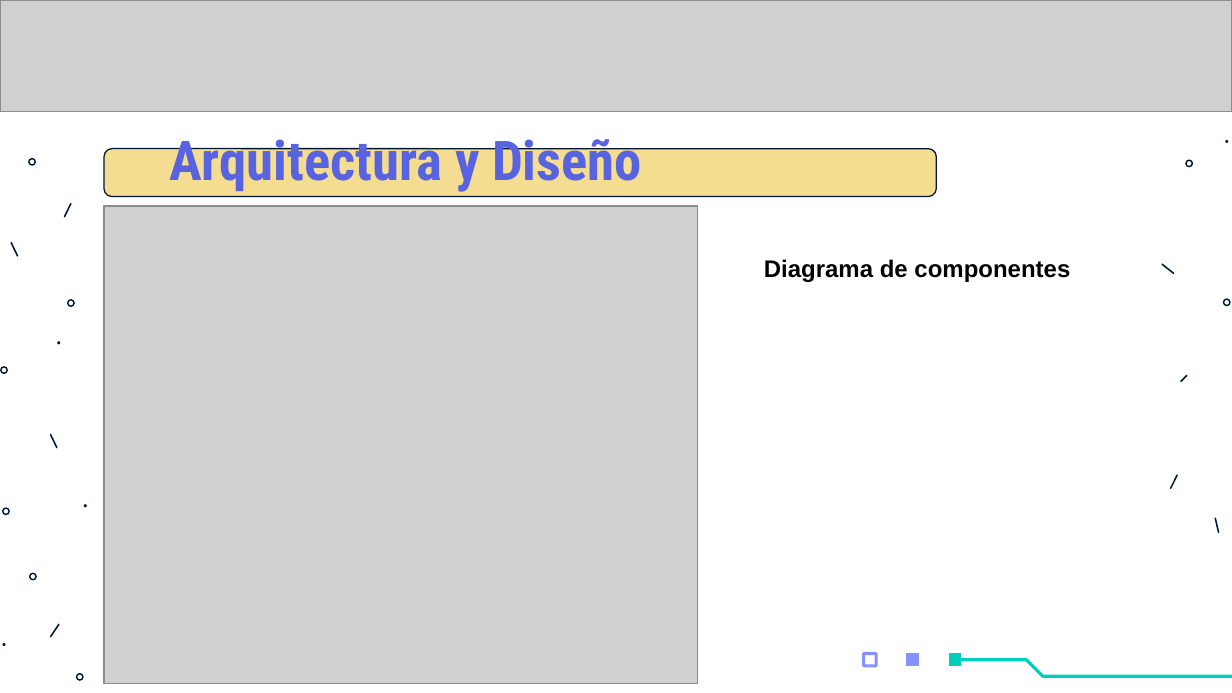
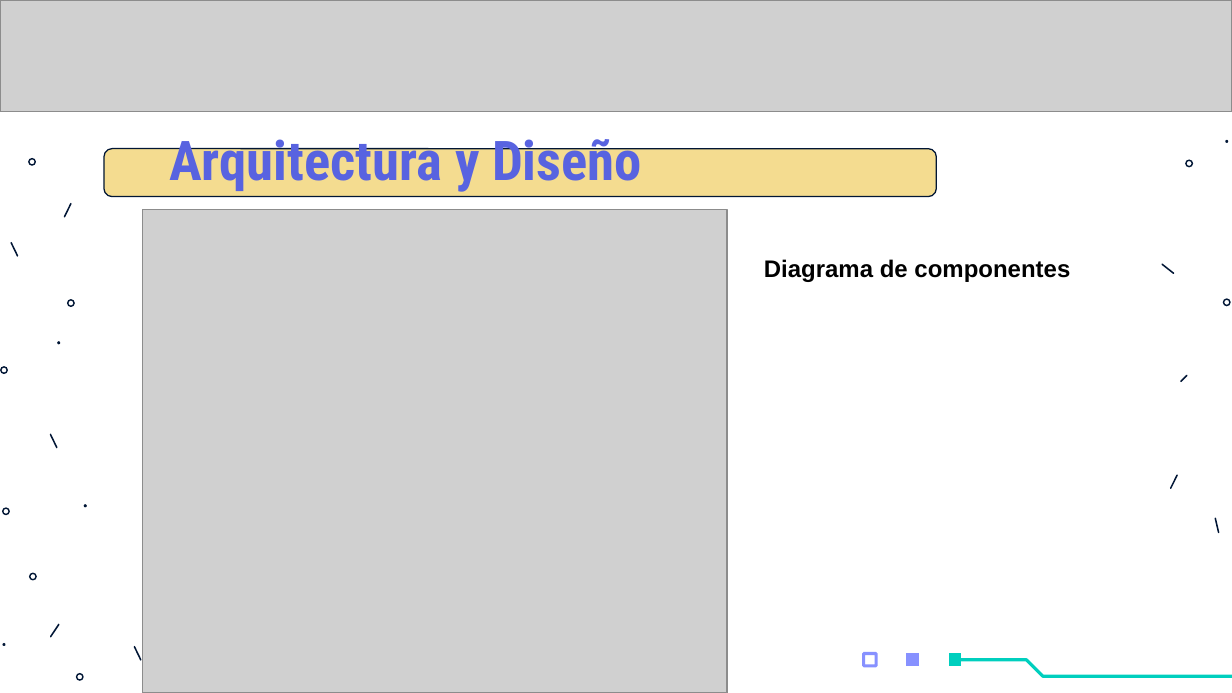
Before and after one commit to Los-Picateclas-ECI/Proyecto-ARSW-MarketHub-2021-1, a slide deck: slide 9 of Documentacion/PropuestoDelProyecto.pptx. Drawn at 1232x693 pixels with LibreOffice and Linux fonts; fonts in the diff are those of the drawing; grey boxes stand for pictures. Boxes give left, top, right and bottom in pixels: in the first picture for what was removed or moved away, otherwise in the second. Text is boxed around its words. In the diff, an @@ line names an element or a change of style, - is before the commit and + after.

```diff
--- a/Documentacion/PropuestoDelProyecto.pptx
+++ b/Documentacion/PropuestoDelProyecto.pptx
@@ picture: place and size @@
-picture at [103,206,697,684]
+picture at [142,209,727,692]
@@ freeform shape added at [133,646,142,660], fill #011635 @@
```
Also in this commit, not shown: 2 other files.
